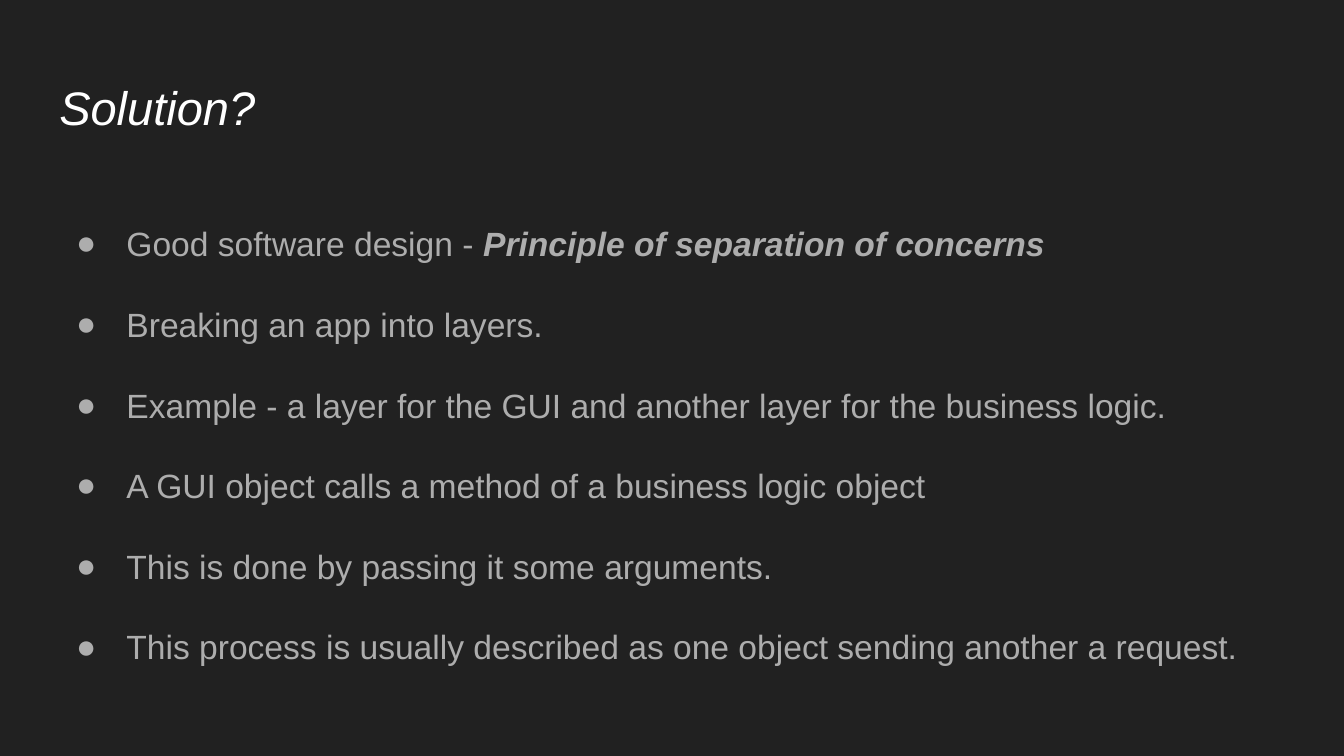
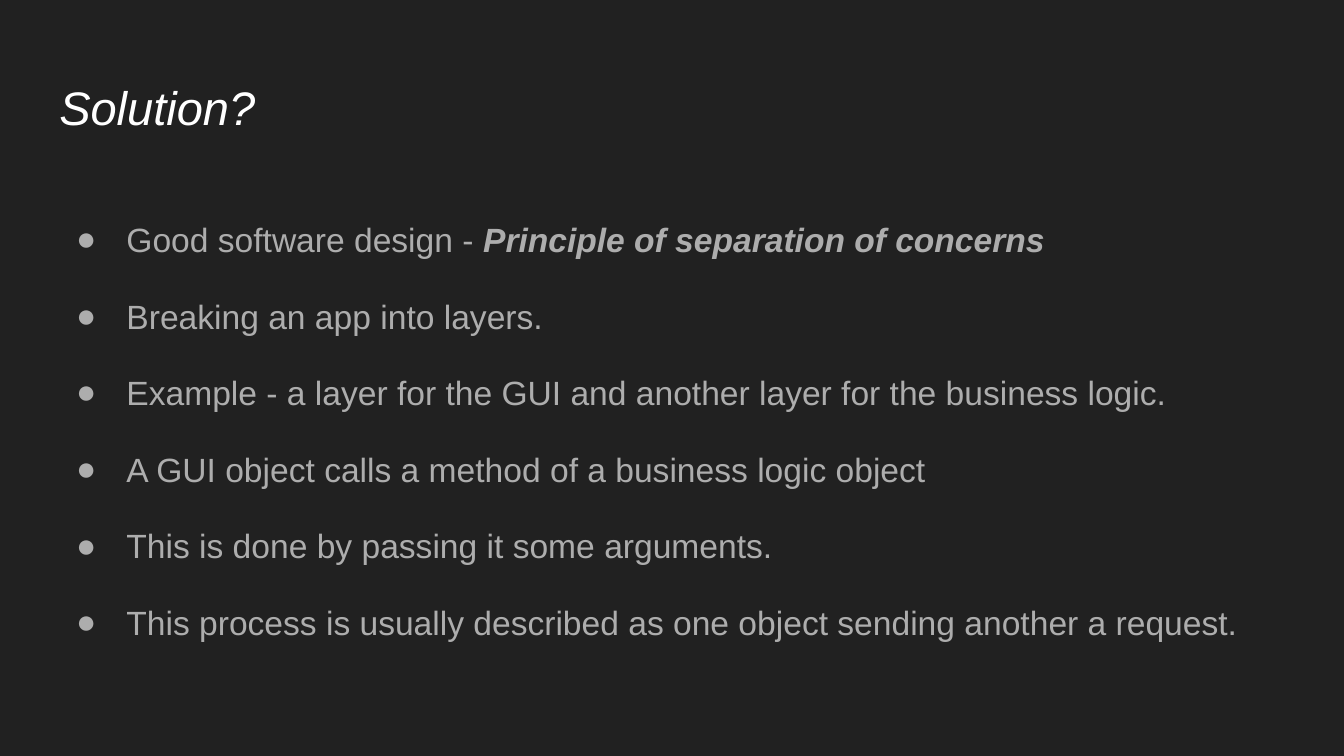
Before and after one commit to nvkulkarni12/CommandDP, a slide deck: slide 9 of Command.pptx. Drawn at 1344x756 pixels with LibreOffice and Linux fonts; fonts in the diff are those of the drawing. Boxes give left, top, right and bottom in pixels: in the first picture for what was removed or moved away, otherwise in the second. Text is boxed around its words. In the diff, an @@ line names an element or a change of style, - is before the commit and + after.

```diff
--- a/Command.pptx
+++ b/Command.pptx
@@ text "Good software design - Principle ..." at (126, 227, 1237, 641): line spacing 2 to 1.9 @@
```
Also in this commit, not shown: 4 other slides changed, 1 other file.
